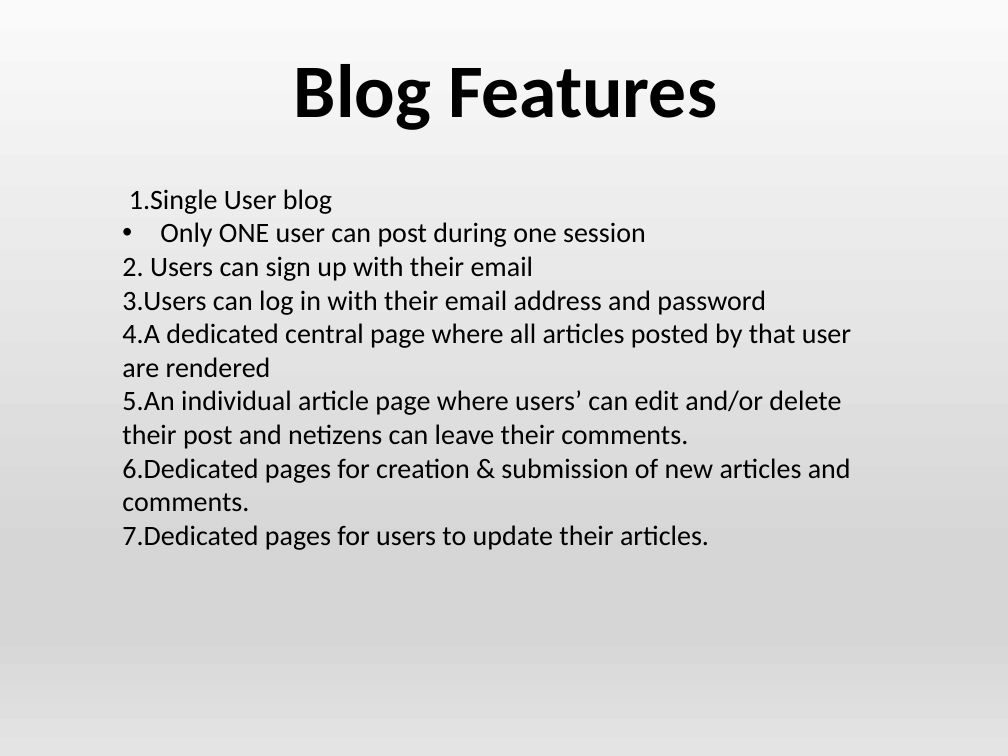
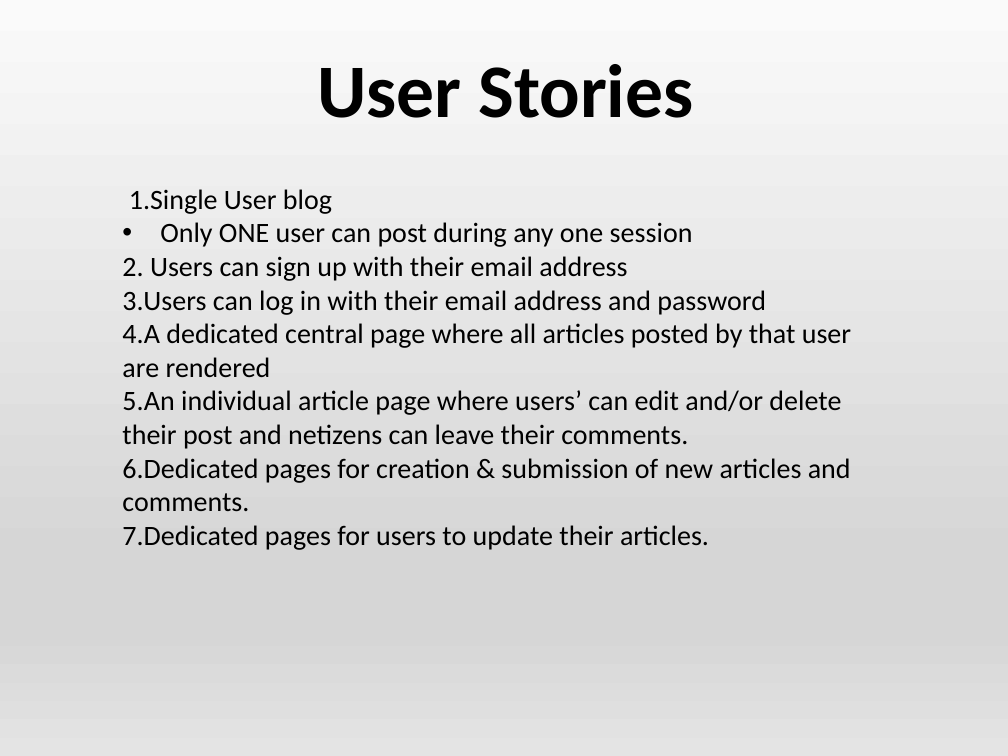
Before and after one commit to shamim1987/projectDeux, a slide deck: slide 3 of Project Deux.pptx. Drawn at 1008x756 pixels with LibreOffice and Linux fonts; fonts in the diff are those of the drawing. Boxes give left, top, right and bottom in pixels: in the first picture for what was removed or moved away, otherwise in the second. Text is boxed around its words. In the diff, an @@ line names an element or a change of style, - is before the commit and + after.

```diff
--- a/Project Deux.pptx
+++ b/Project Deux.pptx
@@ title at [317,64,693,118]: text changed @@
-Blog Features
+User Stories
@@ text at [122,222,693,281]: text changed @@
-• Only ONE user can post during one session
-2. Users can sign up with their email
+• Only ONE user can post during any one session
+2. Users can sign up with their email address
```
Also in this commit, not shown: 8 other slides changed, 1 slide added, 5 other files.
